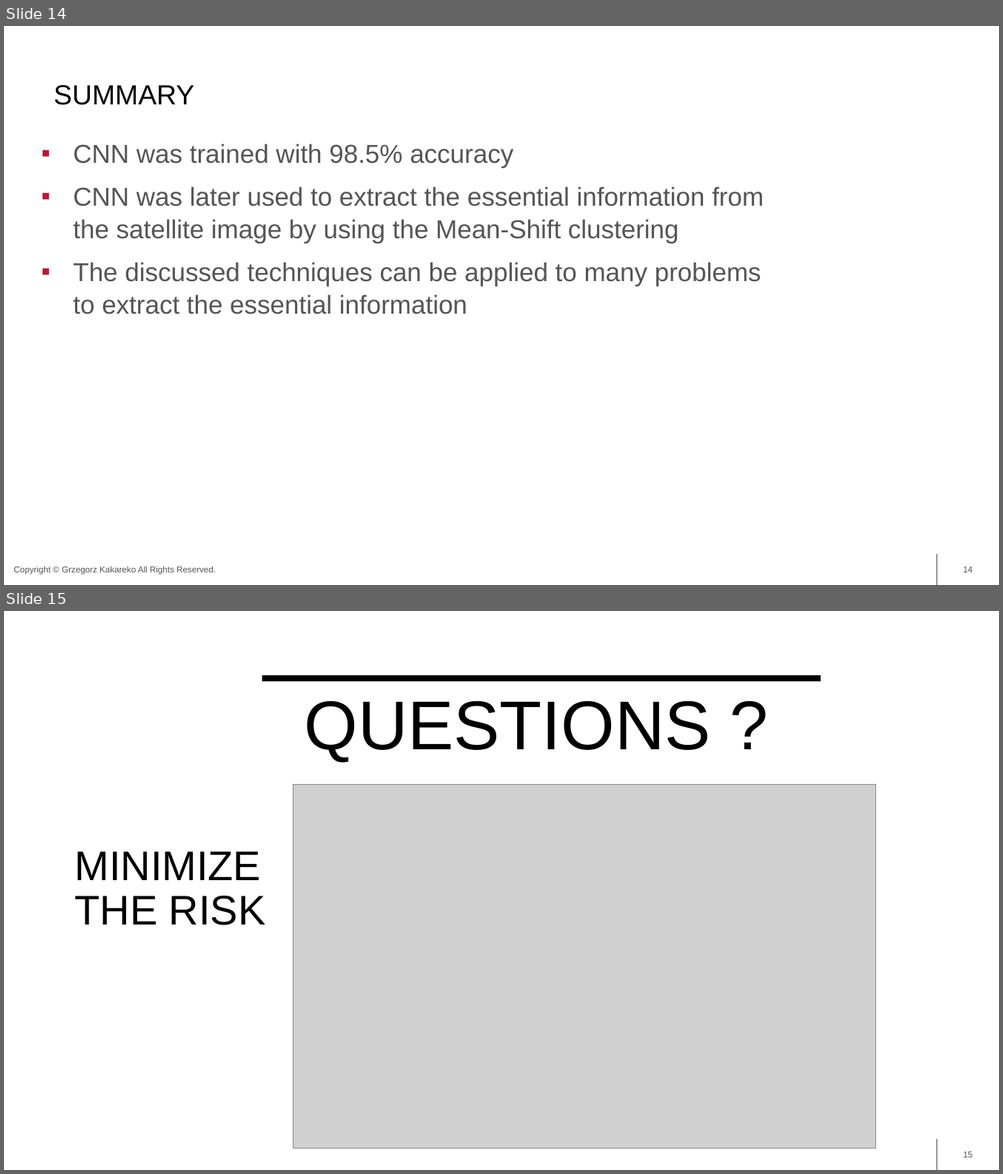
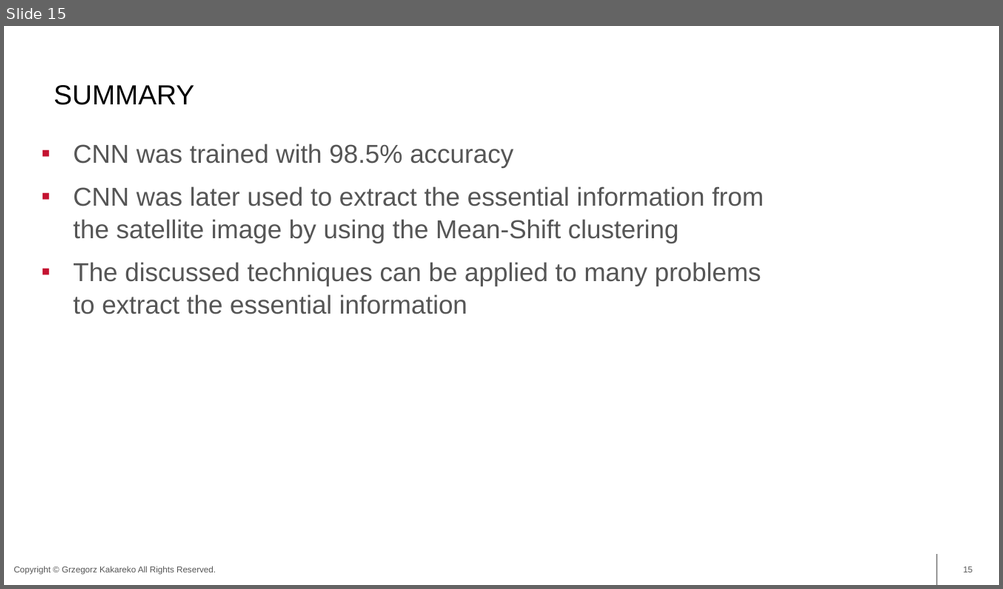
Before and after one commit to g-kakareko/presentation_enthought, a slide deck: presentation/enthought_gkakareko.pptx. Shown one above the other, each under a label of ours: slides 14 and 15 before the commit, slide 15 after it. The pictures are 1003x1174 and 1003x589 pixels, drawn with LibreOffice and Linux fonts; fonts in the diff are those of the drawing; grey boxes stand for pictures; background and template pictures are left out. Boxes give left, top, right and bottom in pixels: in the first picture for what was removed or moved away, otherwise in the second. Text is boxed around its words. In the diff, an @@ line names an element or a change of style, - is before the commit and + after.

Commit message:
update

```diff
--- a/presentation/enthought_gkakareko.pptx
+++ b/presentation/enthought_gkakareko.pptx
@@ slide 15 removed at (4,611,999,1170), background #FFFFFF; not listed: 2 template elements that a slide beside it also shows @@
@@ rectangle removed at (262,675,820,681) @@
@@ text removed at (304,701,711,762) @@
-QUESTIONS ?
@@ picture removed at (293,784,876,1149) @@
@@ title removed at (74,851,266,925) @@
-MINIMIZE THE RISK
@@ what was slide 14 is now slide 15 @@
@@ page number at (963,567,973,573): text changed @@
-14
+15
```
Also in this commit, not shown: 2 slides added.
